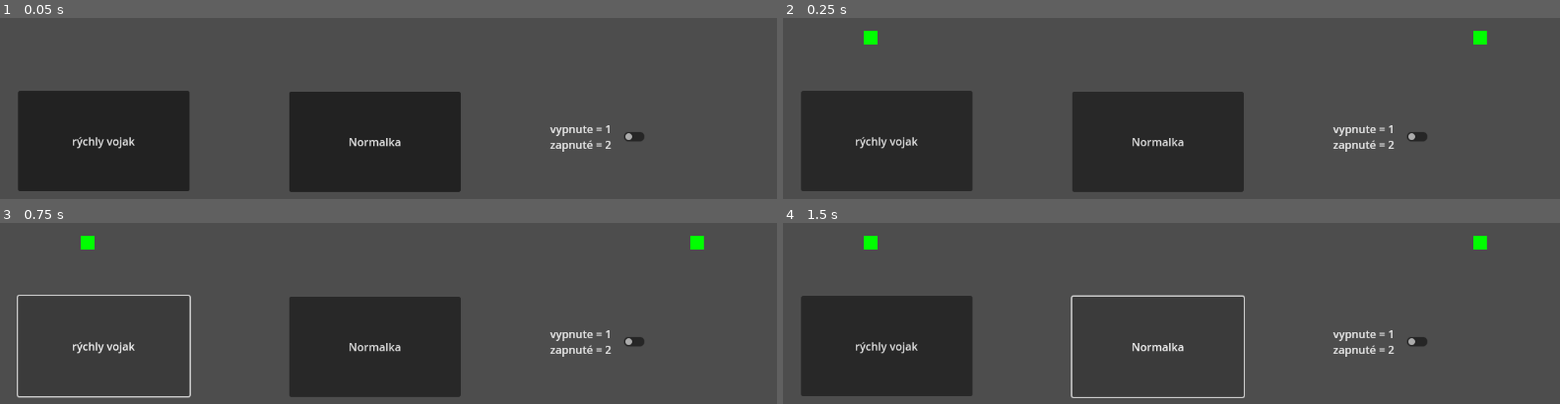
Above: before the commit, frames 1-4 (two rows, left to right).
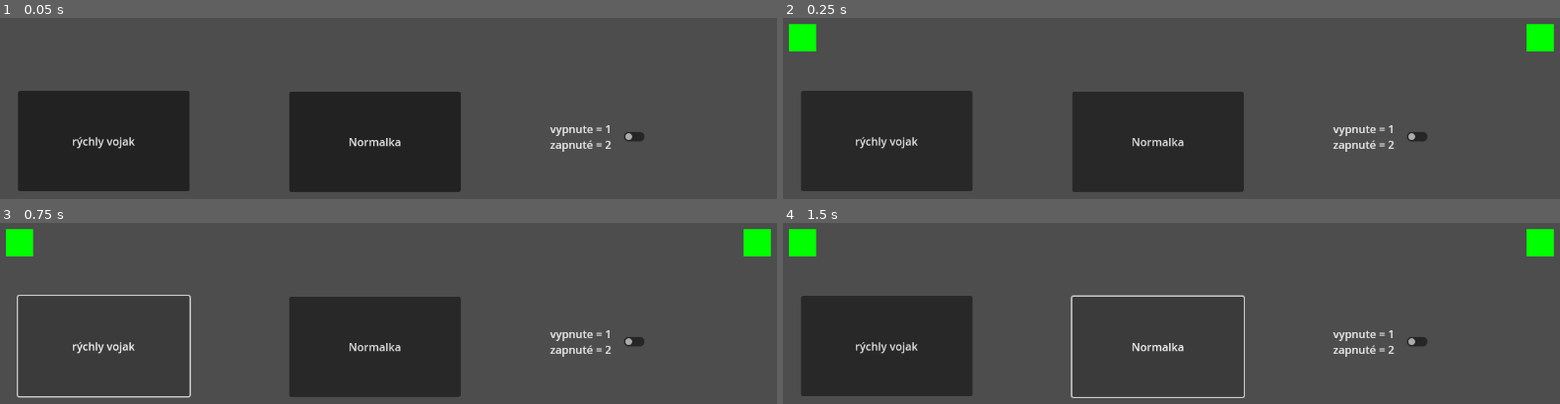
Above: after the commit, the same moments.

Repository: Railovec/War-Fight
Game: Godot game, scene res://test_main.tscn
The game is run twice, just before and just after one commit, with the same random seed, the same clock (stepped at 60 frames per second) and the same inputs. This scene is started directly instead of the project's main scene.
Inputs:
- Up to frame 1 (0.05 s): no input
- Up to frame 2 (0.25 s): no input
- Up to frame 3 (0.75 s): click "rýchly vojak" at 0.5 s
- Up to frame 4 (1.5 s): click "Normalka" at 1.25 s

Frame 1 is identical in both runs. In frame 2, 1.4% of the frame differs, in the area x 0-100%, y 3-19%; in frame 3, 1.4%; in frame 4, 1.4%.

Commit message:
0.0.4.
Klient trochu funkčný (posiela ale prijíma iba raz (asi pokazený update...))

Diff:
--- a/battle_manager.gd
+++ b/battle_manager.gd
@@ -43,7 +43,7 @@
 		p.mana = min(p.mana + 1, p.max_mana)
 
 func tick():
-	print("TICK")
+	# print("TICK")
 
 	move_units()
 	handle_combat()
@@ -51,7 +51,7 @@
 	check_base_hit()
 
 	var snap = get_game_snapshot()
-	print("--- SNAPSHOT ---")
+	# print("--- SNAPSHOT ---")
 	print(snap)
 
 	var client := get_tree().get_root().find_child("Client", true, false)
@@ -59,7 +59,7 @@
 		client.update_snapshot(snap)
 	else:
 		pass
-		print("❌ Client nenájdený")
+		# print("❌ Client nenájdený")
 
 func handle_combat():
 	var units_copy = units.duplicate() # kópia pre bezpečný update
--- a/klient/client_scene.gd
+++ b/klient/client_scene.gd
@@ -1,113 +1,301 @@
 extends Node2D
 
 @export var websocket_url := "ws://localhost:9080"
+
+@onready var btn_vojak = get_node_or_null("vojak")
+@onready var btn_rychly = get_node_or_null("rýchly vojak")
 
 var socket := WebSocketPeer.new()
 var last_snapshot: Dictionary = {}
 var hrac: int = 1
 
-
 func _ready():
-	print("✅ Client ready")
-
+	print("🚀 Štartujem klienta...")
 	var err := socket.connect_to_url(websocket_url)
 	if err != OK:
-		push_error("❌ Neviem sa pripojiť na server")
+		print("❌ Chyba pripojenia na server")
 		set_process(false)
-	else:
-		print("🔌 Pripájam sa na server...")
-
 
 func _process(_delta):
-	socket.poll()
+	socket.poll() # Dôležité: Aktualizuje stav socketu
 
 	var state := socket.get_ready_state()
 
 	if state == WebSocketPeer.STATE_OPEN:
+		# KĽÚČOVÁ OPRAVA: Prečítame VŠETKY čakajúce správy v bufferi
 		while socket.get_available_packet_count() > 0:
 			var packet := socket.get_packet()
 			if socket.was_string_packet():
 				_on_message(packet.get_string_from_utf8())
 
 	elif state == WebSocketPeer.STATE_CLOSED:
-		print("❌ Spojenie so serverom padlo")
+		print("⚠️ Spojenie so serverom sa prerušilo")
 		set_process(false)
 
-
 func _on_message(text: String):
-	var msg = JSON.parse_string(text)
-	if msg == null:
+	# Tu spracujeme JSON zo servera
+	var data = JSON.parse_string(text)
+	if data == null or typeof(data) != TYPE_DICTIONARY:
 		return
 
-	if msg.has("type") and msg["type"] == "snapshot":
-		update_snapshot(msg["data"])
-
-
-# ======================
-# UI → SERVER
-# ======================
-
-func _on_vojak_pressed():
-	request_play_card("spawn_vojak")
-
-func _on_rýchly_vojak_pressed():
-	request_play_card("spawn_vojak_rychly")
-
-
-func request_play_card(card_id: String):
-	if socket.get_ready_state() != WebSocketPeer.STATE_OPEN:
-		return
-
-	var msg := {
-		"type": "play_card",
-		"player": hrac,
-		"card": card_id
-	}
-
-	socket.send_text(JSON.stringify(msg))
-
-
-# ======================
-# SERVER → CLIENT
-# ======================
+	# Reagujeme na snapshot (tu sa deje pohyb)
+	if data.get("type") == "snapshot":
+		var snapshot_data = data.get("data", {})
+		update_snapshot(snapshot_data)
 
 func update_snapshot(snapshot: Dictionary):
 	last_snapshot = snapshot
 
-	if not snapshot.has("players"):
-		return
-
-	var mana = snapshot["players"][hrac]["mana"]
-	$"rýchly vojak".disabled = mana < 9
-	$vojak.disabled = mana < 6
-
+	# Aktualizácia UI (mana) - podľa tvojho formátu, kde kľúče sú čísla
+	var players = snapshot.get("players", {})
+
+	# Skúsime nájsť dáta nášho hráča (ošetrené pre int aj string kľúče)
+	var my_data = players.get(hrac, players.get(str(hrac), {}))
+
+	if not my_data.is_empty():
+		var mana = my_data.get("mana", 0)
+		if btn_rychly: btn_rychly.disabled = (mana < 9)
+		if btn_vojak: btn_vojak.disabled = (mana < 6)
+
+	# VYNÚTIME prekreslenie (zavolá _draw)
 	queue_redraw()
-
-
-# ======================
-# DRAW
-# ======================
 
 func _draw():
 	if last_snapshot.is_empty():
 		return
 
-	# jednotky
-	for u in last_snapshot["units"]:
-		var color := Color.RED if u["owner"] == 1 else Color.BLUE
-		var pos := Vector2(u["pos"], 400)
-		draw_rect(Rect2(pos, Vector2(10, 10)), color)
-
-	# bases
-	for id in [1, 2]:
-		var base_hp = last_snapshot["players"]["base_hp_%d" % id]
-		var base_pos := Vector2(150 - 20 if id == 1 else 1002 + 20, 390)
-		draw_rect(Rect2(base_pos, Vector2(20, 20)), Color.GREEN)
-
-
-# ======================
-# PLAYER SWITCH
-# ======================
+	# --- VYKRESLENIE JEDNOTIEK ---
+	var units = last_snapshot.get("units", [])
+	for u in units:
+		var owner = u.get("owner", 0)
+		var pos_x = u.get("pos", 0)
+
+		# Farba podľa hráča
+		var color = Color.RED if str(owner) == "1" else Color.BLUE
+
+		# Vykreslenie (Y je nastavené na 400, pos_x berieme zo servera)
+		draw_rect(Rect2(Vector2(pos_x, 400), Vector2(20, 20)), color)
+
+	# --- VYKRESLENIE ZÁKLADNÍ ---
+	var players = last_snapshot.get("players", {})
+
+	# Základňa 1 (vľavo)
+	if players.has("base_hp_1"):
+		var hp1 = players["base_hp_1"]
+		draw_rect(Rect2(Vector2(20, 380), Vector2(40, 40)), Color.GREEN if hp1 > 0 else Color.RED)
+
+	# Základňa 2 (vpravo)
+	if players.has("base_hp_2"):
+		var hp2 = players["base_hp_2"]
+		draw_rect(Rect2(Vector2(1100, 380), Vector2(40, 40)), Color.GREEN if hp2 > 0 else Color.RED)
+
+# --- OVLÁDANIE (Tlačidlá) ---
+
+func request_play_card(card_id: String):
+	if socket.get_ready_state() == WebSocketPeer.STATE_OPEN:
+		var msg := {
+			"type": "play_card",
+			"player": hrac,
+			"card": card_id
+		}
+		socket.send_text(JSON.stringify(msg))
+		print("📤 Poslaná karta: ", card_id)
+
+func _on_vojak_pressed():
+	request_play_card("spawn_vojak")
+
+func _on_rýchly_vojak_pressed():
+	request_play_card("spawn_vojak_rychly")
 
 func _on_check_button_toggled(toggled_on: bool):
 	hrac = 2 if toggled_on else 1
+	print("👤 Prepnutý na hráča: ", hrac)
+#
+#
+#
+#
+#
+#
+#
+#
+#
+#
+#
+#
+#
+#
+#
+#
+#
+#
+#
+#
+#
+#
+#
+#
+#
+#
+#
+#
+#
+#
+#
+#
+#
+#
+#
+#
+#
+#
+#
+#
+#
+#
+#
+#
+#
+#
+#
+#
+#
+#
+#
+#
+#
+#
+#
+#
+#
+#
+#
+#
+#
+#
+#
+##STARÝ KÓD (ŚURADNICE Z NEHO TREBA VYBRAŤ)
+#STARÝ KÓD (ŚURADNICE Z NEHO TREBA VYBRAŤ)
+#STARÝ KÓD (ŚURADNICE Z NEHO TREBA VYBRAŤ)
+#STARÝ KÓD (ŚURADNICE Z NEHO TREBA VYBRAŤ)
+#STARÝ KÓD (ŚURADNICE Z NEHO TREBA VYBRAŤ)
+#STARÝ KÓD (ŚURADNICE Z NEHO TREBA VYBRAŤ)
+#STARÝ KÓD (ŚURADNICE Z NEHO TREBA VYBRAŤ)
+#
+#
+#
+#
+#
+#
+#extends Node2D
+#
+#@export var websocket_url := "ws://localhost:9080"
+#
+#var socket := WebSocketPeer.new()
+#var last_snapshot: Dictionary = {}
+#var hrac: int = 1
+#
+#
+#func _ready():
+	#print("✅ Client ready")
+#
+	#var err := socket.connect_to_url(websocket_url)
+	#if err != OK:
+		#push_error("❌ Neviem sa pripojiť na server")
+		#set_process(false)
+	#else:
+		#print("🔌 Pripájam sa na server...")
+#
+#
+#func _process(_delta):
+	#socket.poll()
+#
+	#var state := socket.get_ready_state()
+#
+	#if state == WebSocketPeer.STATE_OPEN:
+		#while socket.get_available_packet_count() > 0:
+			#var packet := socket.get_packet()
+			#if socket.was_string_packet():
+				#_on_message(packet.get_string_from_utf8())
+#
+	#elif state == WebSocketPeer.STATE_CLOSED:
+		#print("❌ Spojenie so serverom padlo")
+		#set_process(false)
+#
+#
+#func _on_message(text: String):
+	#var msg := JSON.parse_string(text)
+	#if msg == null:
+		#return
+#
+	#if msg.has("type") and msg["type"] == "snapshot":
+		#update_snapshot(msg["data"])
+#
+#
+## ======================
+## UI → SERVER
+## ======================
+#
+#func _on_vojak_pressed():
+	#request_play_card("spawn_vojak")
+#
+#func _on_rýchly_vojak_pressed():
+	#request_play_card("spawn_vojak_rychly")
+#
+#
+#func request_play_card(card_id: String):
+	#if socket.get_ready_state() != WebSocketPeer.STATE_OPEN:
+		#return
+#
+	#var msg := {
+		#"type": "play_card",
+		#"player": hrac,
+		#"card": card_id
+	#}
+#
+	#socket.send_text(JSON.stringify(msg))
+#
+#
+## ======================
+## SERVER → CLIENT
+## ======================
+#
+#func update_snapshot(snapshot: Dictionary):
+	#last_snapshot = snapshot
+#
+	#if not snapshot.has("players"):
+		#return
+#
+	#var mana := snapshot["players"][hrac]["mana"]
+	#$"rýchly vojak".disabled = mana < 9
+	#$vojak.disabled = mana < 6
+#
+	#queue_redraw()
+#
+#
+## ======================
+## DRAW
+## ======================
+#
+#func _draw():
+	#if last_snapshot.is_empty():
+		#return
+#
+	## jednotky
+	#for u in last_snapshot["units"]:
+		#var color := Color.RED if u["owner"] == 1 else Color.BLUE
+		#var pos := Vector2(u["pos"], 400)
+		#draw_rect(Rect2(pos, Vector2(10, 10)), color)
+#
+	## bases
+	#for id in [1, 2]:
+		#var base_hp := last_snapshot["players"]["base_hp_%d" % id]
+		#var base_pos := Vector2(150 - 20 if id == 1 else 1002 + 20, 390)
+		#draw_rect(Rect2(base_pos, Vector2(20, 20)), Color.GREEN)
+#
+#
+## ======================
+## PLAYER SWITCH
+## ======================
+#
+#func _on_check_button_toggled(toggled_on: bool):
+	#hrac = 2 if toggled_on else 1
